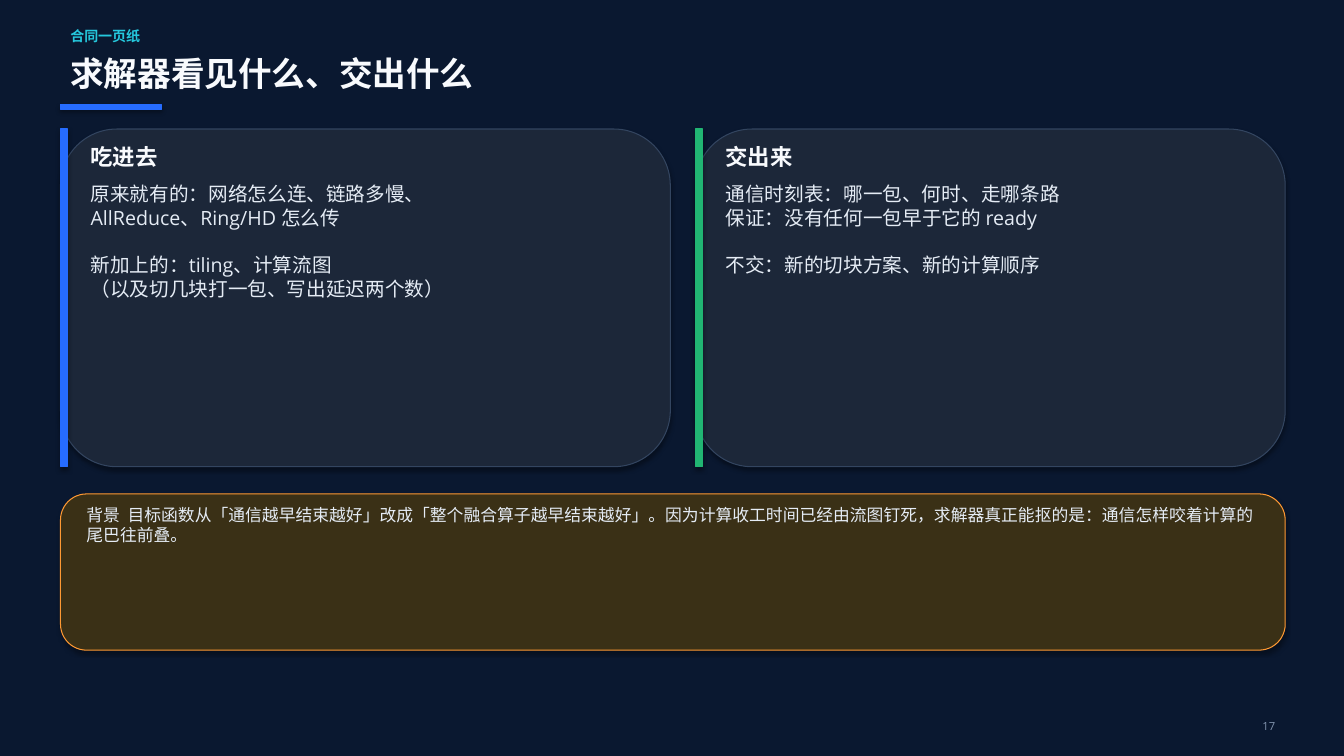
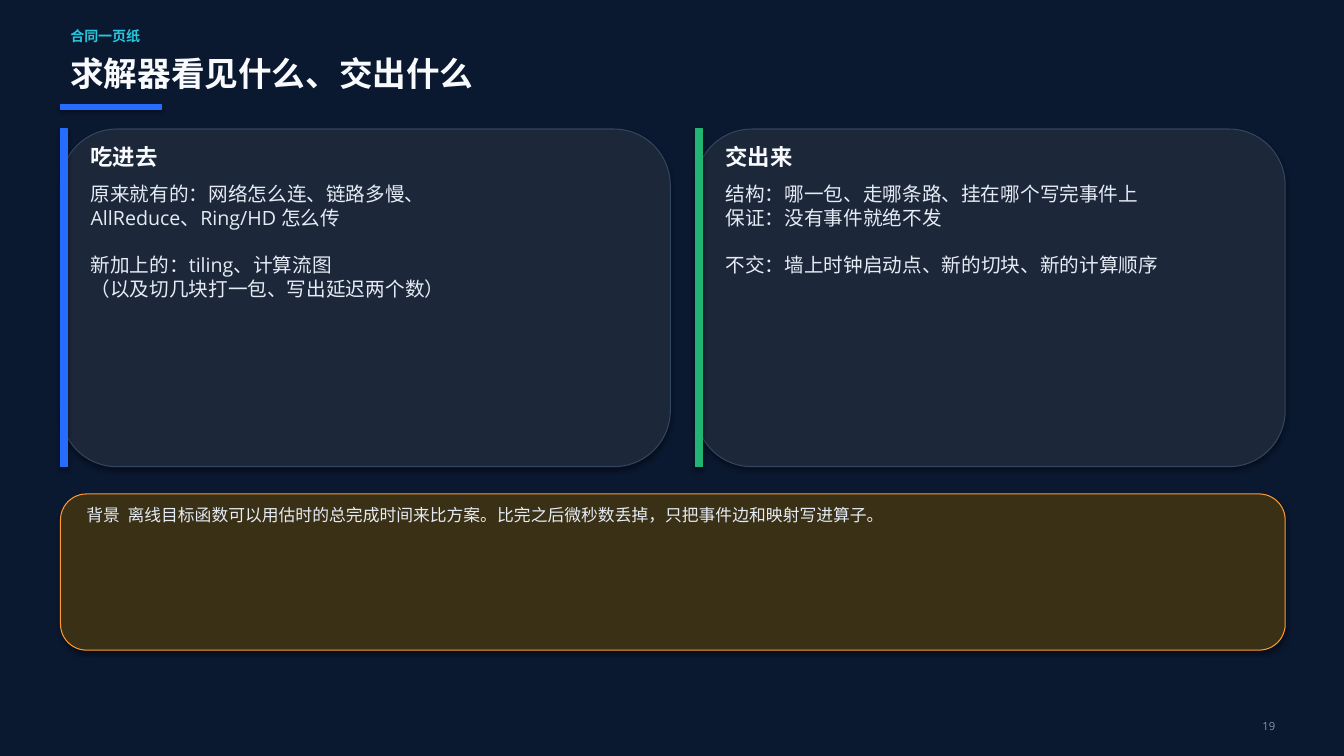
Before and after one commit to 69515164-rgb/DeepEP, a slide deck: slide 19 of docs/融合算子自动生成_MM_AllReduce.pptx (slide 17 before the commit). Drawn at 1344x756 pixels with LibreOffice and Linux fonts; fonts in the diff are those of the drawing. Boxes give left, top, right and bottom in pixels: in the first picture for what was removed or moved away, otherwise in the second. Text is boxed around its words. In the diff, an @@ line names an element or a change of style, - is before the commit and + after.

```diff
--- a/docs/融合算子自动生成_MM_AllReduce.pptx
+++ b/docs/融合算子自动生成_MM_AllReduce.pptx
@@ text at (726, 184, 1158, 274): text changed @@
-通信时刻表：哪一包、何时、走哪条路
-保证：没有任何一包早于它的 ready
-不交：新的切块方案、新的计算顺序
+结构：哪一包、走哪条路、挂在哪个写完事件上
+保证：没有事件就绝不发
+不交：墙上时钟启动点、新的切块、新的计算顺序
@@ text at (86, 507, 884, 523): text changed @@
-背景 目标函数从「通信越早结束越好」改成「整个融合算子越早结束越好」。因为计算收工时间已经由流图钉死，求解器真正能抠的是：通信怎样咬着计算的尾巴往前叠。
+背景 离线目标函数可以用估时的总完成时间来比方案。比完之后微秒数丢掉，只把事件边和映射写进算子。
@@ text at (1262, 722, 1275, 730): text changed @@
-17
+19
```
Also in this commit, not shown: 13 other slides changed, 2 slides added, 2 other files.
